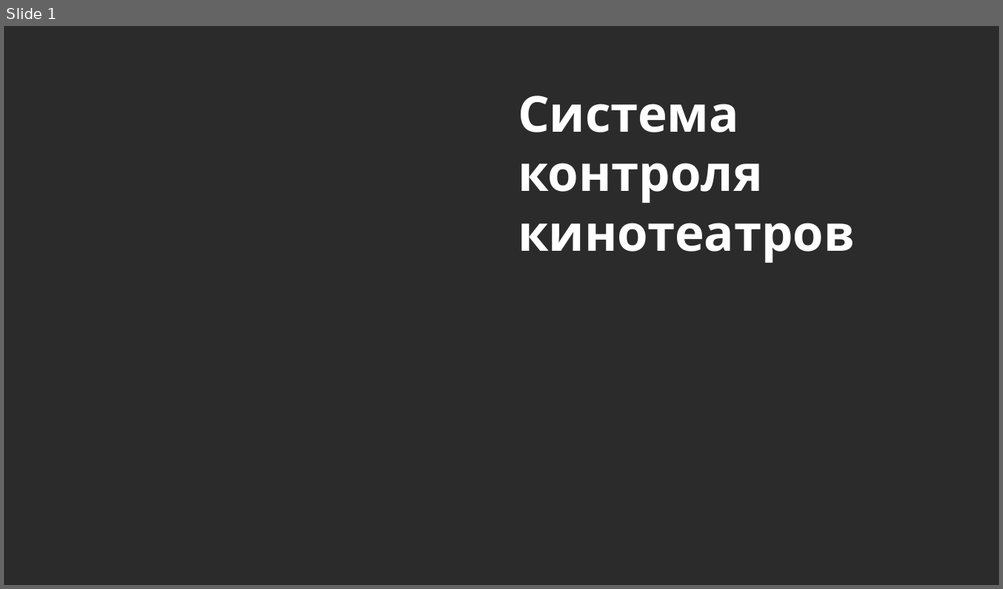
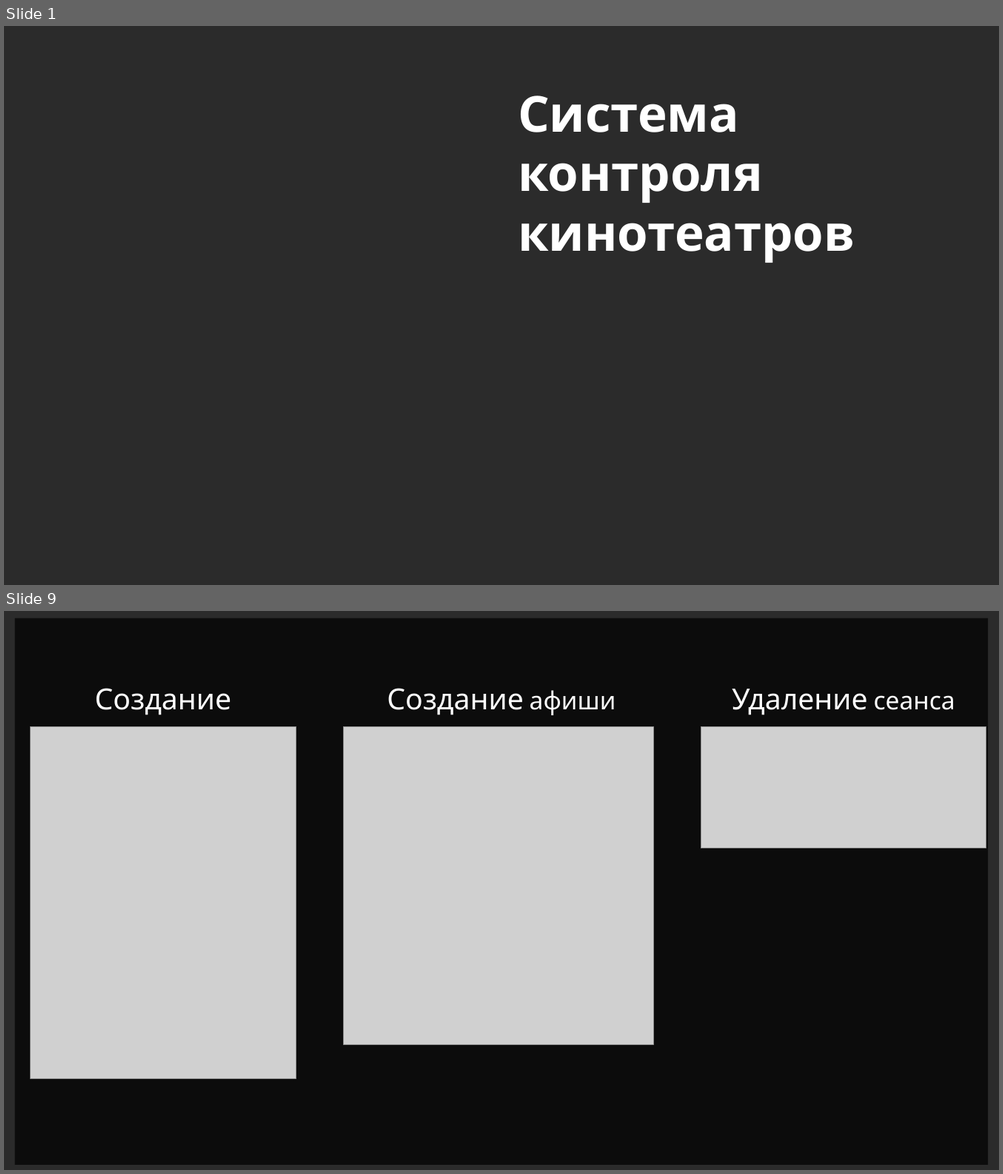
Before and after one commit to fivan999/cinema-controlling-system, a slide deck: data/description_files/cinema-controlling-system.pptm. Shown one above the other, each under a label of ours: slide 1 before the commit, slides 1 and 9 after it; the slides between them are not shown. The pictures are 1003x589 and 1003x1174 pixels, drawn with LibreOffice and Linux fonts; fonts in the diff are those of the drawing; grey boxes stand for pictures; background and template pictures are left out; a plain dark background stands for a picture behind light text. Boxes give left, top, right and bottom in pixels: in the first picture for what was removed or moved away, otherwise in the second. Text is boxed around its words. In the diff, an @@ line names an element or a change of style, - is before the commit and + after.

```diff
--- a/data/description_files/cinema-controlling-system.pptm
+++ b/data/description_files/cinema-controlling-system.pptm
@@ slide 9 added at (x1=4, y1=611, x2=999, y2=1170), background picture (left out) @@
@@ rectangle added at (x1=15, y1=618, x2=988, y2=1165), fill #000000 at 70% opacity @@
@@ text added at (x1=95, y1=688, x2=231, y2=727), 28 pt, text #FFFFFF @@
+Создание сеанса
@@ text added at (x1=387, y1=688, x2=616, y2=715), 28 pt, text #FFFFFF @@
+Создание афиши
@@ text added at (x1=731, y1=689, x2=955, y2=715), 28 pt, text #FFFFFF @@
+Удаление сеанса
@@ picture added at (x1=30, y1=726, x2=296, y2=1079) @@
@@ picture added at (x1=344, y1=726, x2=653, y2=1045) @@
@@ picture added at (x1=701, y1=726, x2=986, y2=849) @@
```
Also in this commit, not shown: 5 slides changed, 12 other slides added, 4 slides removed, 3 other files.
